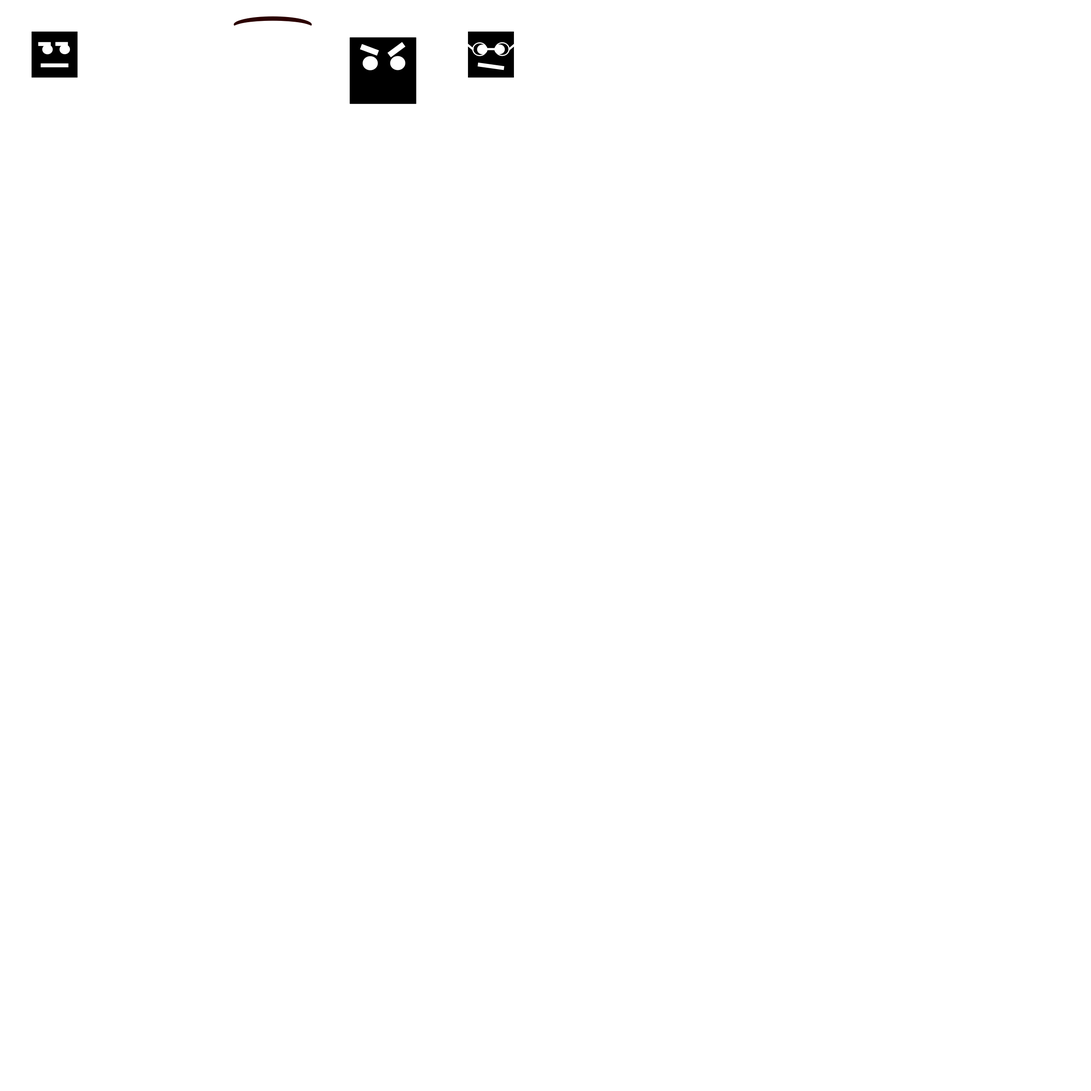
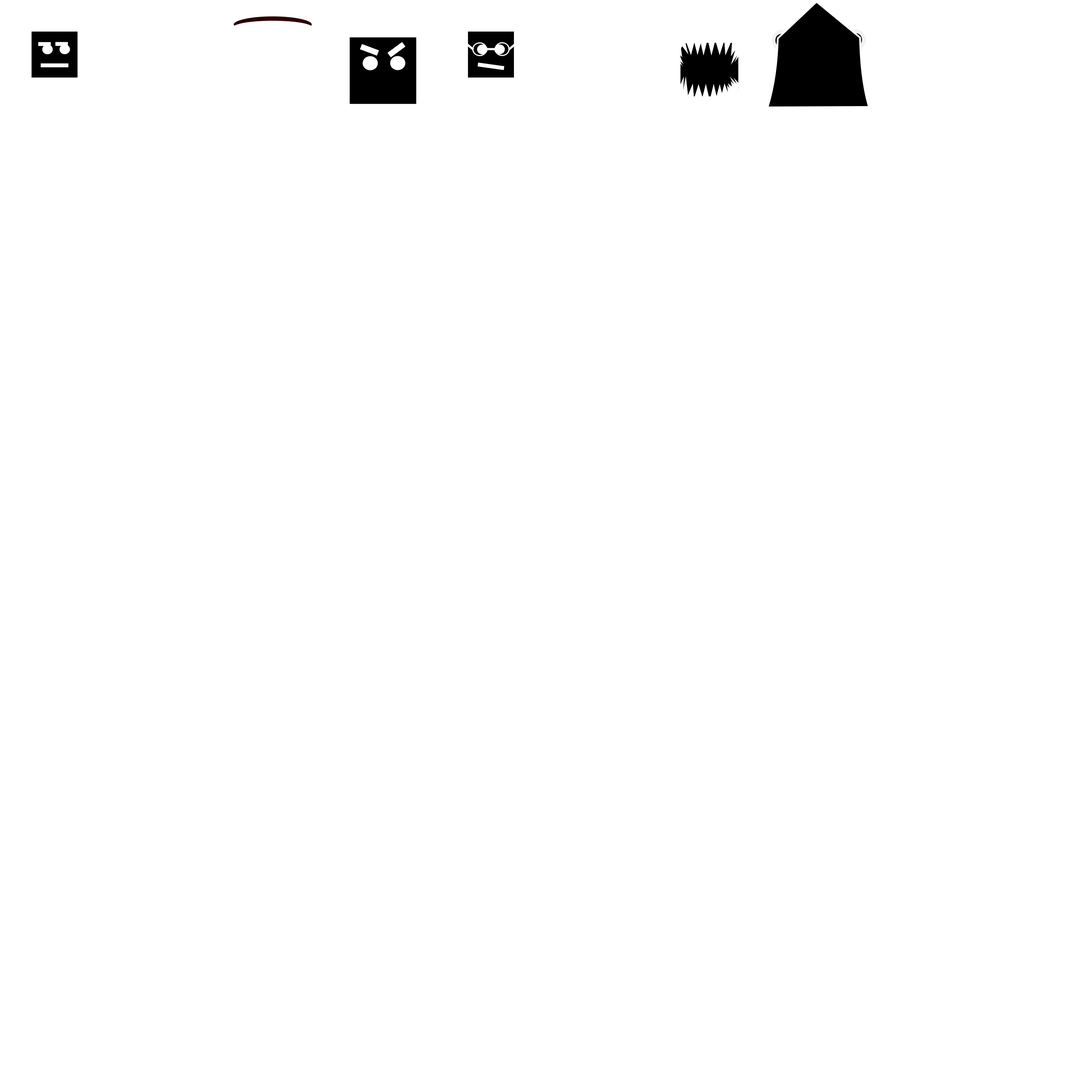
Two versions of the same layered image (1091 x 1091). Layer-by-layer changes:
pixels changed over <box>680,2,869,107</box> (layer not identified)
